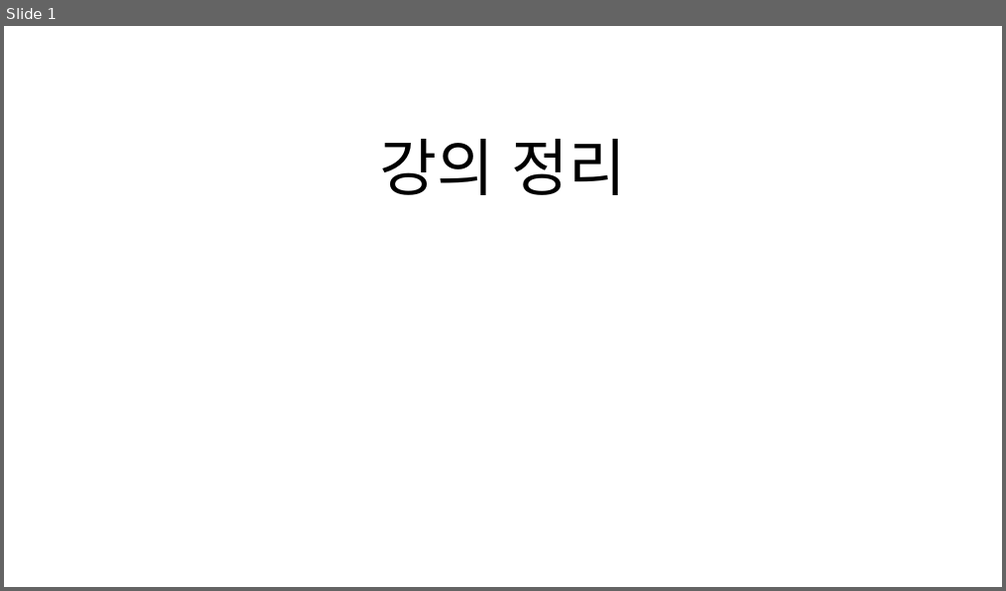
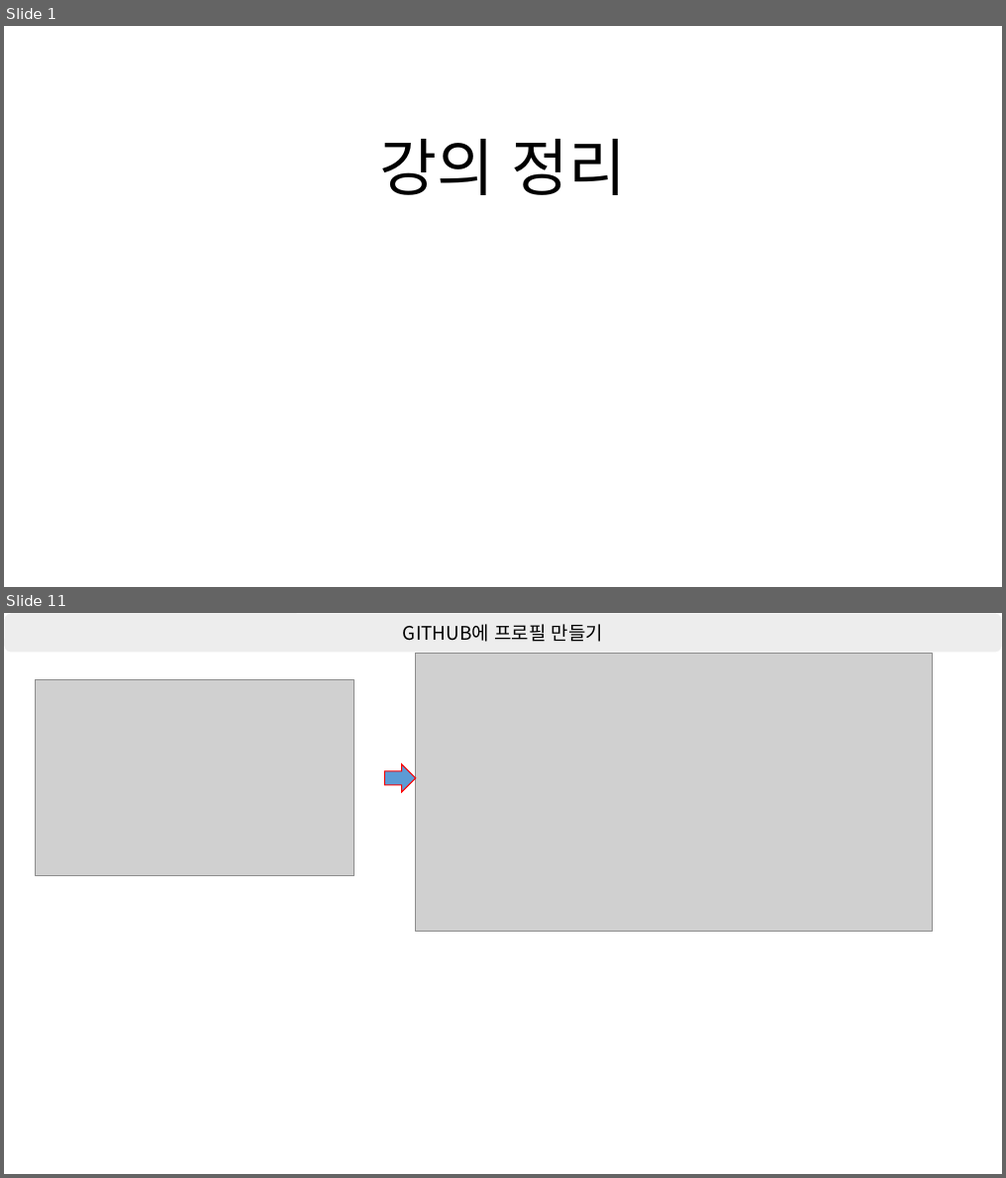
Before and after one commit to shchoichoko/web, a slide deck: Day2/강의 정리.pptx. Shown one above the other, each under a label of ours: slide 1 before the commit, slides 1 and 11 after it; the slides between them are not shown. The pictures are 1006x591 and 1006x1178 pixels, drawn with LibreOffice and Linux fonts; fonts in the diff are those of the drawing; grey boxes stand for pictures. Boxes give left, top, right and bottom in pixels: in the first picture for what was removed or moved away, otherwise in the second. Text is boxed around its words. In the diff, an @@ line names an element or a change of style, - is before the commit and + after.

```diff
--- a/Day2/강의 정리.pptx
+++ b/Day2/강의 정리.pptx
@@ slide 11 added at bbox=[4, 613, 1002, 1174], background #FFFFFF @@
@@ rounded rectangle added at bbox=[4, 613, 1002, 653], fill #EDEDED, outline #FFFFFF 1 pt, 18 pt, text #000000 @@
+GITHUB에 프로필 만들기
@@ picture added at bbox=[416, 653, 933, 932] @@
@@ picture added at bbox=[36, 680, 354, 876] @@
@@ right arrow added at bbox=[384, 764, 416, 792], fill #5B9BD5, outline #FF0000 1 pt @@
```
Also in this commit, not shown: 2 slides changed, 12 other slides added, 7 slides removed.
